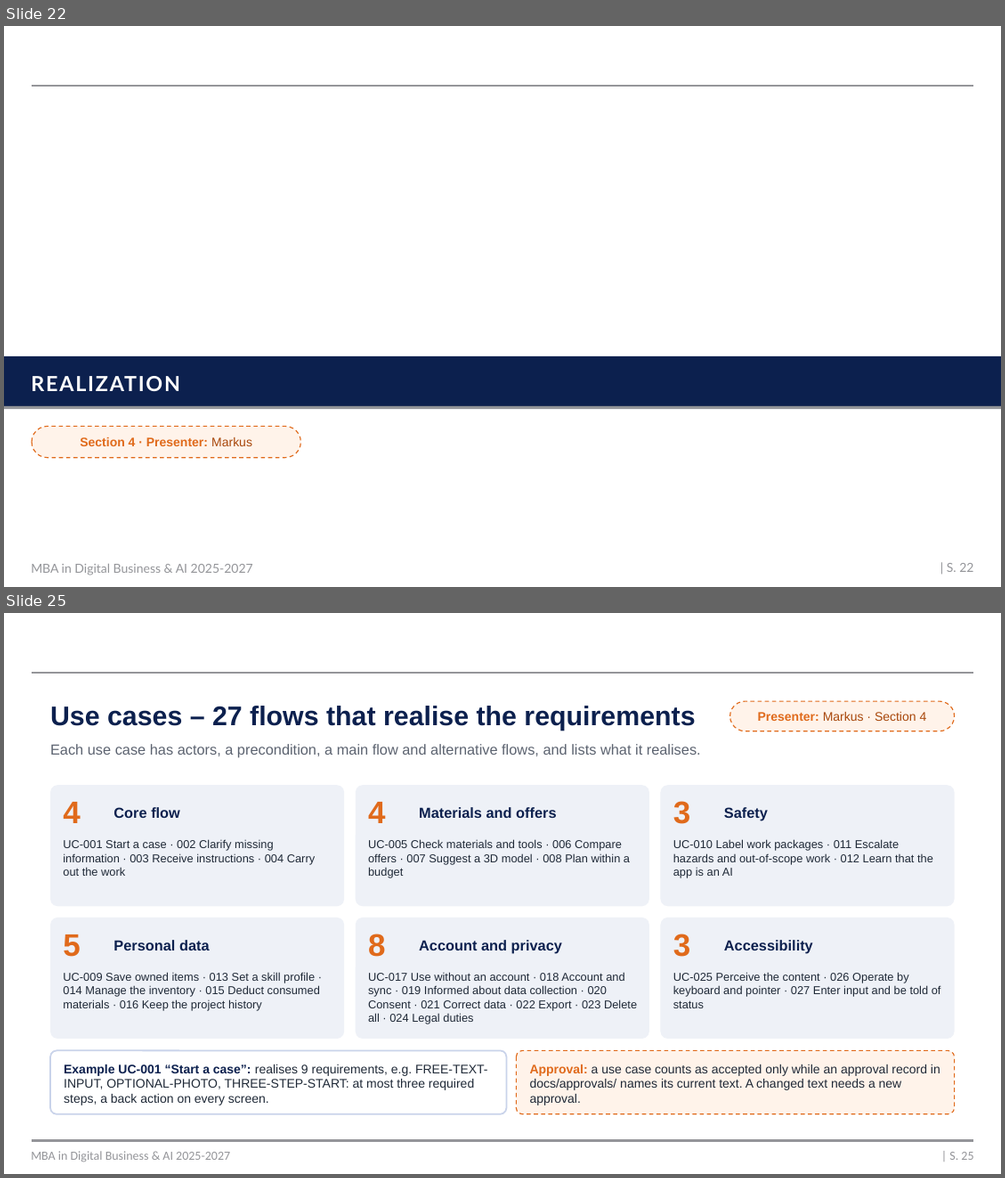
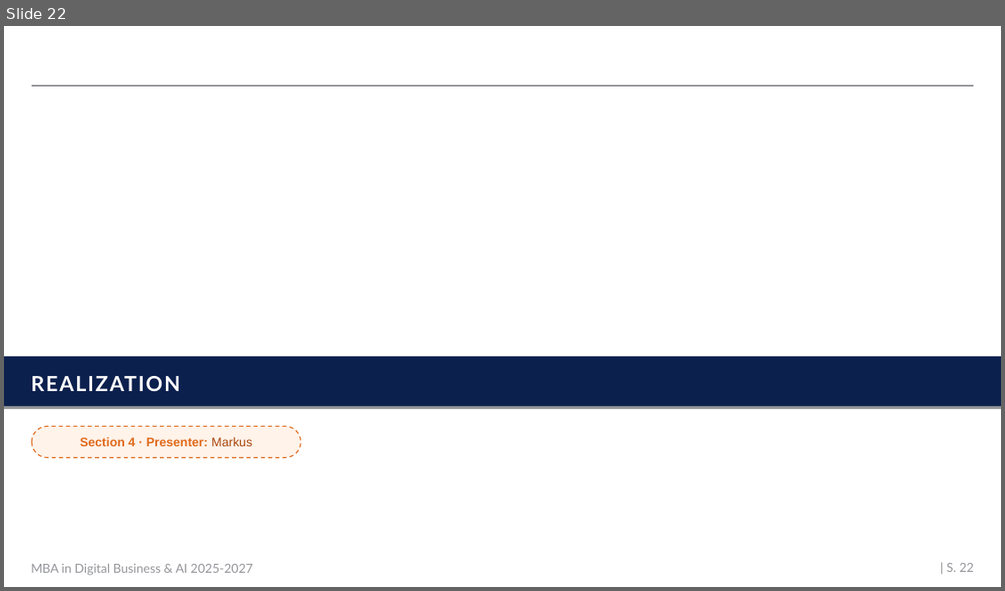
Before and after one commit to mrh421/Applied_AI_DAIY, a slide deck: presentation/DAIY_pre-presentation_v5.pptx. Shown one above the other, each under a label of ours: slides 22 and 25 before the commit, slide 22 after it; the slides between them are not shown. The pictures are 1005x1178 and 1005x591 pixels, drawn with LibreOffice and Linux fonts; fonts in the diff are those of the drawing; background and template pictures are left out. Boxes give left, top, right and bottom in pixels: in the first picture for what was removed or moved away, otherwise in the second. Text is boxed around its words. In the diff, an @@ line names an element or a change of style, - is before the commit and + after.

```diff
--- a/presentation/DAIY_pre-presentation_v5.pptx
+++ b/presentation/DAIY_pre-presentation_v5.pptx
@@ slide 25 removed at [4,613,1001,1174], background #FFFFFF; not listed: 1 template element that a slide beside it also shows @@
@@ text removed at [50,706,695,730] @@
-Use cases – 27 flows that realise the requirements
@@ rounded rectangle removed at [730,701,955,731] @@
@@ text removed at [758,712,927,721] @@
-Presenter: Markus · Section 4
@@ text removed at [50,744,701,757] @@
-Each use case has actors, a precondition, a main flow and alternative flows, and lists what it realises.
@@ rounded rectangle removed at [50,785,344,906] @@
@@ rounded rectangle removed at [356,785,649,906] @@
@@ rounded rectangle removed at [661,785,955,906] @@
@@ text removed at [63,802,80,823] @@
-4
@@ text removed at [113,807,180,818] @@
-Core flow
@@ text removed at [368,802,385,823] @@
-4
@@ text removed at [419,807,556,818] @@
-Materials and offers
@@ text removed at [673,801,690,824] @@
-3
@@ text removed at [724,807,768,821] @@
-Safety
@@ text removed at [63,839,315,876] @@
-UC-001 Start a case · 002 Clarify missing information · 003 Receive instructions · 004 Carry out the work
@@ text removed at [368,839,630,878] @@
-UC-005 Check materials and tools · 006 Compare offers · 007 Suggest a 3D model · 008 Plan within a budget
@@ text removed at [673,839,933,878] @@
-UC-010 Label work packages · 011 Escalate hazards and out-of-scope work · 012 Learn that the app is an AI
@@ rounded rectangle removed at [50,917,344,1038] @@
@@ rounded rectangle removed at [356,917,649,1038] @@
@@ rounded rectangle removed at [661,917,955,1038] @@
@@ text removed at [63,934,80,957] @@
-5
@@ text removed at [113,940,210,950] @@
-Personal data
@@ text removed at [368,933,385,957] @@
-8
@@ text removed at [419,940,562,954] @@
-Account and privacy
@@ text removed at [673,933,690,957] @@
-3
@@ text removed at [724,940,813,954] @@
-Accessibility
@@ text removed at [63,972,320,1011] @@
-UC-009 Save owned items · 013 Set a skill profile · 014 Manage the inventory · 015 Deduct consumed materials · 016 Keep the project history
@@ text removed at [368,972,637,1024] @@
-UC-017 Use without an account · 018 Account and sync · 019 Informed about data collection · 020 Consent · 021 Correct data · 022 Export · 023 Delete all · 024 Legal duties
@@ text removed at [673,972,941,1008] @@
-UC-025 Perceive the content · 026 Operate by keyboard and pointer · 027 Enter input and be told of status
@@ rounded rectangle removed at [50,1051,507,1114] @@
@@ text removed at [64,1064,488,1105] @@
-Example UC-001 “Start a case”: realises 9 requirements, e.g. FREE-TEXT-INPUT, OPTIONAL-PHOTO, THREE-STEP-START: at most three required steps, a back action on every screen.
@@ rounded rectangle removed at [517,1051,955,1114] @@
@@ text removed at [530,1064,940,1105] @@
-Approval: a use case counts as accepted only while an approval record in docs/approvals/ names its current text. A changed text needs a new approval.
@@ line removed from (32, 1141) to (974, 1141) @@
@@ text removed at [31,1151,230,1161] @@
-MBA in Digital Business & AI 2025-2027
@@ page number removed at [949,1151,973,1159] @@
-| S. 25
```
Also in this commit, not shown: 6 slides added, 4 other slides removed, 1 other file.
